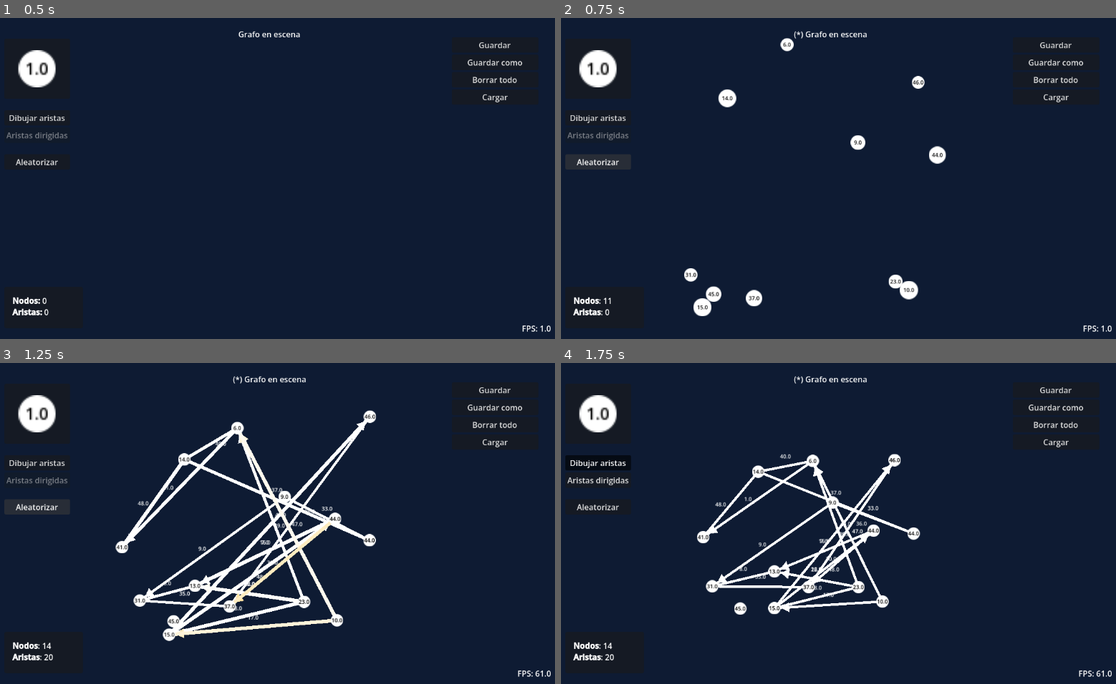
Above: before the commit, frames 1-4 (two rows, left to right).
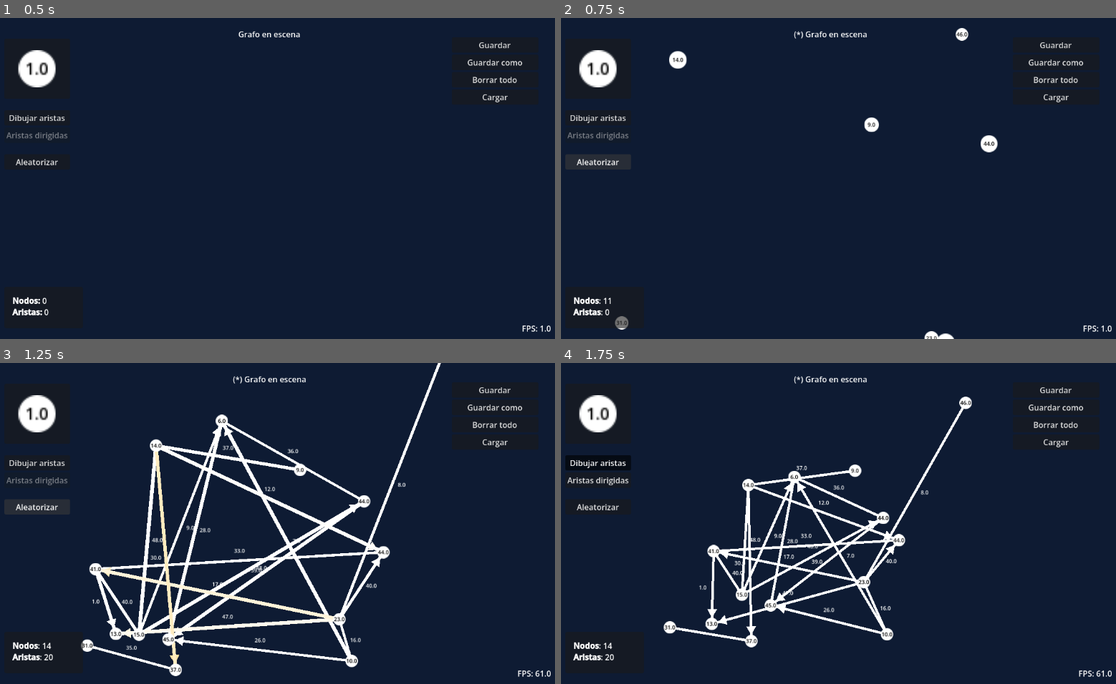
Above: after the commit, the same moments.

Repository: Andresit1524/graphim
Game: Godot game, scene res://assets/world/world.tscn
Two runs of this game, one before a commit and one after it. Both use one fixed random seed, a clock stepped at 60 frames per second and the inputs below.
Inputs:
- Up to frame 1 (0.5 s): no input
- Up to frame 2 (0.75 s): click "Aleatorizar" at 0.5 s
- Up to frame 3 (1.25 s): no input
- Up to frame 4 (1.75 s): click "Dibujar aristas" at 1.25 s

Frame 1 is identical in both runs. In frame 2, 1.9% of the frame differs, in the area x 9-79%, y 3-100%; in frame 3, 12%, in the area x 14-80%, y 0-98%; in frame 4, 7.7%.

Commit message:
Adiciones a la instanciación de nodos
- Ahora cargar un grafo respeta también el espaciado usado al aleatorizar
- Constantes globales en World
- Delay al cargar nodos (no aristas)
- Pares geniunamente únicos al aleatorizar

Diff:
--- a/assets/world/world.gd
+++ b/assets/world/world.gd
@@ -3,6 +3,11 @@
 
 ## Se emite cuando se cambia el archivo actual
 signal current_file_changed(new_name: String)
+
+
+const RANDOM_SIZE = 50
+const SPREAD_SIZE = 300
+const DELAY = 0.01
 
 
 @export_group("Dependencies")
@@ -130,12 +135,16 @@
 
 	# Instancia todos los nodos
 	for node_data: NodeData in current_graph_data.nodes:
+		await get_tree().create_timer(DELAY).timeout
 		var new_node: GraphimNode = node_scene.instantiate()
 		nodes.add_child(new_node, true)
 		new_node.data = node_data
 
 		uids[new_node.data.uid] = new_node
-		new_node.global_position = Vector2(randf_range(-200, 200), randf_range(-200, 200))
+		new_node.global_position = Vector2(
+			randf_range(-SPREAD_SIZE, SPREAD_SIZE),
+			randf_range(-SPREAD_SIZE, SPREAD_SIZE)
+		)
 
 	# Instancia todas las aristas
 	for edge_data: EdgeData in current_graph_data.edges:
@@ -153,14 +162,8 @@
 
 ## Genera un grafo al azar
 func _randomize() -> void:
-	if randomizing: return
-
 	randomizing = true
 	_delete_graph()
-
-	const RANDOM_SIZE = 50
-	const SPREAD_SIZE = 200
-	const DELAY = 0.01
 
 	var node_count = randi_range(5, RANDOM_SIZE)
 	var edge_count = randi_range(node_count, node_count * 2)
@@ -174,7 +177,6 @@
 		new_nodes.append(new_node)
 
 		new_node.data.weight = randi_range(2, RANDOM_SIZE)
-		new_node.data.refresh()
 		new_node.position = Vector2(
 			randf_range(-SPREAD_SIZE, SPREAD_SIZE),
 			randf_range(-SPREAD_SIZE, SPREAD_SIZE)
@@ -189,6 +191,8 @@
 	# Conexiones
 	for i in edge_count:
 		var pair = pairs.pick_random()
+		pairs.erase(pair)
+
 		var node_a: GraphimNode = pair[0]
 		var node_b: GraphimNode = pair[1]
 
@@ -336,6 +340,7 @@
 
 
 func _on_randomize_button_pressed() -> void:
+	if randomizing: return
 	_randomize()
 
 
Not shown, changed: .docs/Changelog.md
